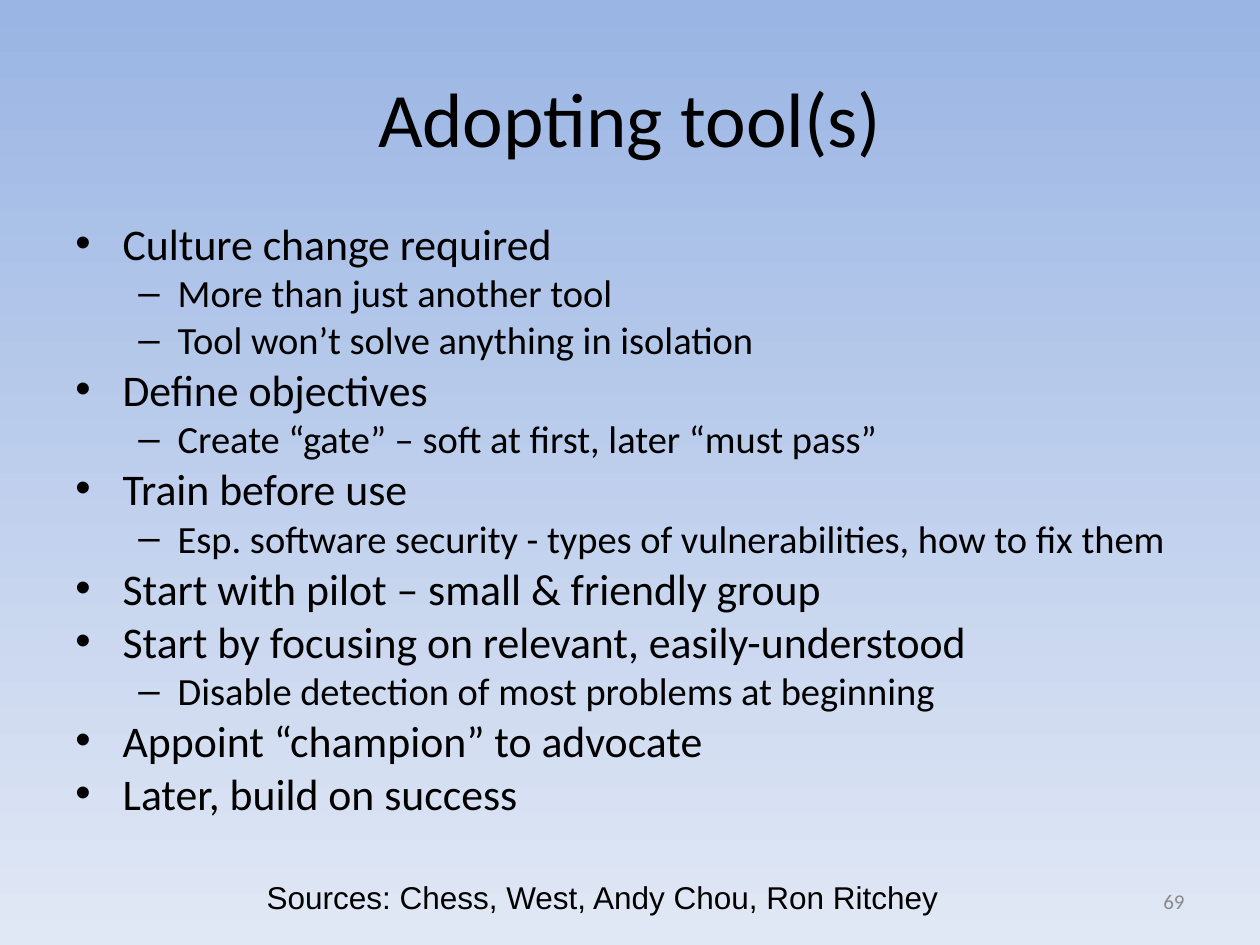
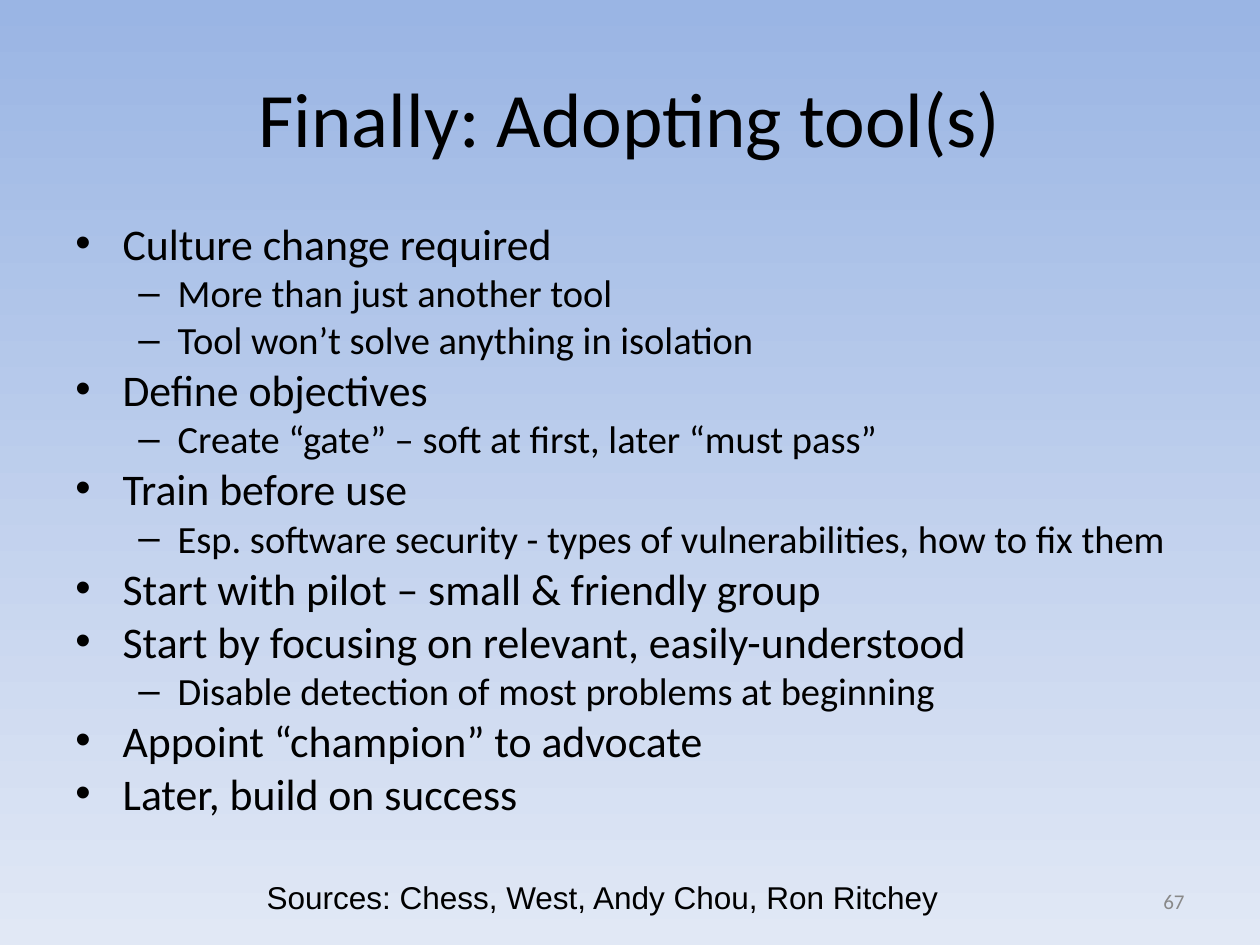
Before and after one commit to david-a-wheeler/david-a-wheeler.github.io, a slide deck: slide 67 of secure-class/presentations/Secure-Software-9-Tools.ppt (slide 69 before the commit). Drawn at 1260x945 pixels with LibreOffice and Linux fonts; fonts in the diff are those of the drawing. Boxes give left, top, right and bottom in pixels: in the first picture for what was removed or moved away, otherwise in the second. Text is boxed around its words. In the diff, an @@ line names an element or a change of style, - is before the commit and + after.

```diff
--- a/secure-class/presentations/Secure-Software-9-Tools.ppt
+++ b/secure-class/presentations/Secure-Software-9-Tools.ppt
@@ title at <box>259,91,1001,161</box>: text changed @@
-Adopting tool(s)
+Finally: Adopting tool(s)
@@ page number at <box>1163,895,1184,909</box>: text changed @@
-69
+67
```
Also in this commit, not shown: 1 other slide changed, 1 slide added.
